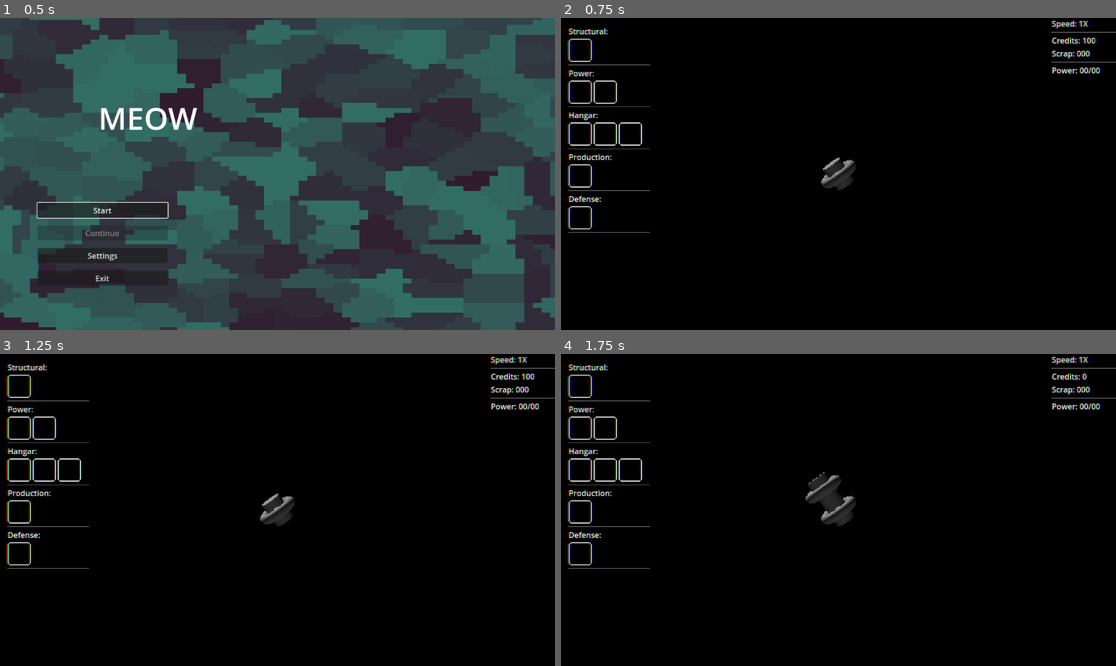
Above: before the commit, frames 1-4 (two rows, left to right).
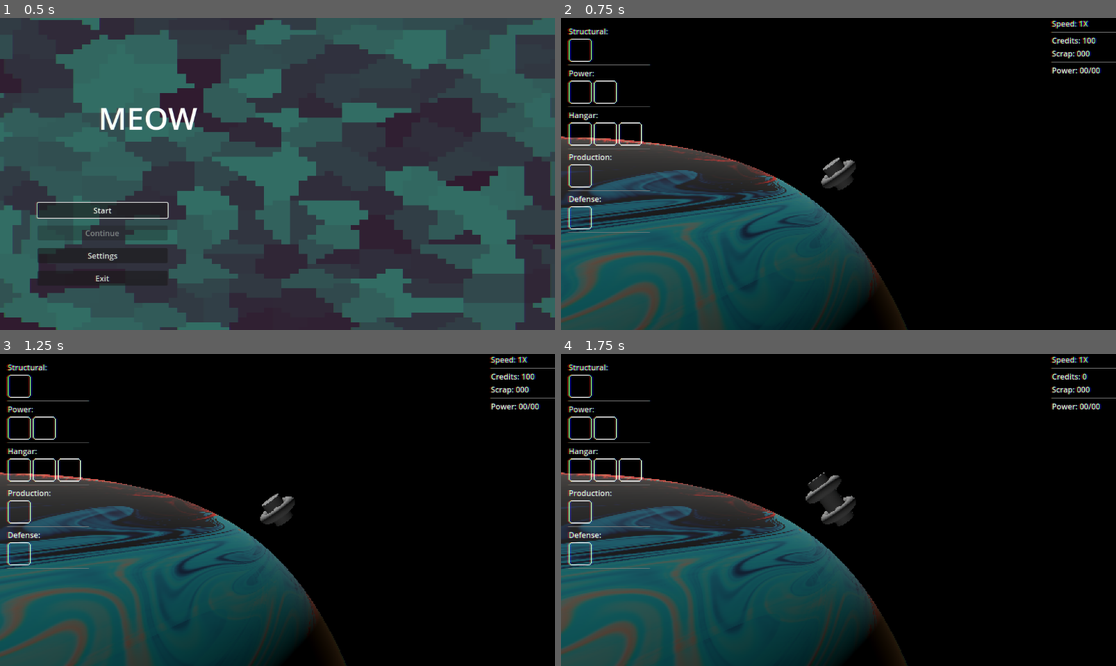
Above: after the commit, the same moments.

Repository: pjimenez1502/SpaceBoard
Game: Godot game, scene res://Components/Game/GAME.tscn
Two runs of this game, one before a commit and one after it. Both use one fixed random seed, a clock stepped at 60 frames per second and the inputs below.
Inputs (mouse positions are in pixels of both pictures, inside the frame that each line leads up to):
- Up to frame 1 (0.5 s): no input
- Up to frame 2 (0.75 s): click "Start" at 0.5 s
- Up to frame 3 (1.25 s): no input
- Up to frame 4 (1.75 s): click (577, 385) at 1.25 s

Frame 1 is identical in both runs. In frame 2, 28% of the frame differs, in the area x 0-63%, y 37-100%; in frame 3, 28%; in frame 4, 28%.

Commit message:
Background Planet Test

Diff:
--- a/Components/Station/station_scene.tscn
+++ b/Components/Station/station_scene.tscn
@@ -6,10 +6,8 @@
 [ext_resource type="Script" uid="uid://jjdn75ju5cku" path="res://Components/Station/camera_pivot.gd" id="3_53pab"]
 [ext_resource type="Script" uid="uid://c1fm12tdgiak3" path="res://Components/Station/debug_resources.gd" id="4_ymya1"]
 [ext_resource type="Texture2D" uid="uid://beo4ycfrjkme4" path="res://UI/ButtonBorder.png" id="5_bkg3q"]
+[ext_resource type="Shader" uid="uid://cnjoqwufxs428" path="res://Shader/Planet.gdshader" id="5_qpcng"]
 [ext_resource type="Script" uid="uid://c4pbv7w31eigc" path="res://Components/Station/buy_menu.gd" id="6_qpcng"]
-
-[sub_resource type="Environment" id="Environment_3jfne"]
-background_mode = 1
 
 [sub_resource type="PlaneMesh" id="PlaneMesh_11fnl"]
 flip_faces = true
@@ -26,9 +24,28 @@
 shader_parameter/normal_edge_bias = Vector3(1, 1, 1)
 shader_parameter/light_direction = Vector3(-0.96, -0.18, 0.2)
 
+[sub_resource type="ShaderMaterial" id="ShaderMaterial_qpcng"]
+render_priority = 0
+shader = ExtResource("5_qpcng")
+shader_parameter/radius = 1000.0
+shader_parameter/rimRetraction = 2.0
+shader_parameter/rimBrightness = 1.0
+shader_parameter/rimColor = Color(0.7, 0.5, 0.3, 1)
+shader_parameter/animationSpeed = 0.1
+shader_parameter/distortionStrength = 0.25
+
+[sub_resource type="BoxMesh" id="BoxMesh_qpcng"]
+material = SubResource("ShaderMaterial_qpcng")
+size = Vector3(3000, 3000, 3000)
+
 [sub_resource type="SphereMesh" id="SphereMesh_o1uw3"]
 radius = 5000.0
 height = 10000.0
+radial_segments = 32
+rings = 16
+
+[sub_resource type="Environment" id="Environment_3jfne"]
+background_mode = 1
 
 [node name="StationScene" type="Control"]
 texture_filter = 1
@@ -70,9 +87,6 @@
 transform = Transform3D(0.819152, -0.573576, 0, 0.554032, 0.79124, -0.258819, 0.148453, 0.212012, 0.965926, 0, 0, 0)
 script = ExtResource("2_o1uw3")
 
-[node name="WorldEnvironment" type="WorldEnvironment" parent="SubViewportContainer/SubViewport/Station Scene"]
-environment = SubResource("Environment_3jfne")
-
 [node name="CameraPivot" type="Node3D" parent="SubViewportContainer/SubViewport/Station Scene"]
 script = ExtResource("3_53pab")
 
@@ -86,11 +100,18 @@
 mesh = SubResource("PlaneMesh_11fnl")
 surface_material_override/0 = SubResource("ShaderMaterial_b54n2")
 
+[node name="PlanetShader" type="MeshInstance3D" parent="SubViewportContainer/SubViewport/Station Scene"]
+transform = Transform3D(1, 0, 0, 0, 1, 0, 0, 0, 1, -696.262, -895.603, -656.448)
+mesh = SubResource("BoxMesh_qpcng")
+
 [node name="Planet" type="MeshInstance3D" parent="SubViewportContainer/SubViewport/Station Scene"]
 transform = Transform3D(1, 0, 0, 0, 1, 0, 0, 0, 1, -3000, -5000, -2000)
 visible = false
 mesh = SubResource("SphereMesh_o1uw3")
 
+[node name="WorldEnvironment" type="WorldEnvironment" parent="SubViewportContainer/SubViewport/Station Scene"]
+environment = SubResource("Environment_3jfne")
+
 [node name="BuyMenu" type="Control" parent="."]
 custom_minimum_size = Vector2(200, 0)
 layout_mode = 1
--- /dev/null
+++ b/Shader/Planet.gdshader
@@ -0,0 +1,105 @@
+shader_type spatial;
+render_mode cull_front;
+
+bool solveQuadratic( float a, float b, float c, inout float x0, inout float x1 )
+{ //https://www.scratchapixel.com/lessons/3d-basic-rendering/minimal-ray-tracer-rendering-simple-shapes/ray-sphere-intersection.html
+    float discr = b * b - 4.0 * a * c;
+
+    if( discr < 0.0 ) return false;
+    else if( abs(discr) < 0.0001 ) x0 = x1 = -0.5 * b / a;
+    else
+	{
+		float q = (abs(b) > 0.0001) ? -0.5 * (b + sqrt(discr)) : -0.5 * (b - sqrt(discr));
+        x0 = q / a;
+        x1 = c / q;
+	}
+    if( x0 > x1 )
+	{
+		float _x1 = x1;
+		x1 = x0;
+		x0 = _x1;
+	}
+    return true;
+}
+
+float raySphereIntersect( vec3 origin, vec3 normal, vec3 center, float radius )
+{ //https://www.scratchapixel.com/lessons/3d-basic-rendering/minimal-ray-tracer-rendering-simple-shapes/ray-sphere-intersection.html
+    float t0, t1; // Solution for t if the ray intersects the sphere
+    vec3 L = origin - center;
+    float a = dot(normal,normal);
+    float b = 2.0 * dot(normal,L);
+    float c = dot(L,L) - radius * radius;
+    if( !solveQuadratic(a, b, c, t0, t1 ) ) return -1.0;
+    if( t0 < 0.0 )
+	{
+		if( t1 < 0.0 ) return -1.0;
+		t0 = t1;
+	}
+    return t0;
+}
+
+vec3 whorley( vec2 uv, float time, vec2 distortion )
+{ // https://www.shadertoy.com/view/XsVBWG
+    for(float i=1.0; i<10.0; i+=1.0)
+	{
+        uv.x+=distortion.x*sin(i*uv.y+time);
+        uv.y+=distortion.y*cos(i*uv.x+time*.2);
+    }
+	vec3 n = vec3( cos(uv.x+uv.y+2.),
+		sin(uv.x+uv.y+2.2),
+		(sin(uv.x+uv.y+1.)+cos(uv.x+uv.y+1.5)) );
+	return n;
+}
+
+vec2 uvOnSphere( vec3 dir )
+{
+	float uvX = (atan( dir.y, length( vec2(dir.x,dir.z) ) )/PI)+0.5;
+	float uvY = ((atan(dir.x,dir.z)+PI)/TAU);
+	return vec2 ( uvX, uvY );
+}
+
+vec3 whorleyOnSphere( vec3 dir, float time, vec2 scale, vec2 distortion )
+{
+	float delta = (dot( -normalize(dir*vec3(1,0,1)), vec3(0,0,1) )+1.0)/2.0;
+	vec3 wosA = whorley(uvOnSphere(dir)*scale, time, distortion );
+	vec3 wosB = whorley(uvOnSphere(-dir)*scale, time, distortion );
+	vec3 mixed = wosA+((wosB-wosA)*delta);
+	return normalize(mixed);
+}
+
+vec3 transform( mat4 mtx, vec3 vec ){	return (mtx*vec4(vec,1.0)).rgb - mtx[3].rgb;}
+
+float fresnel( float val, vec3 normal, vec3 view, float str ){ return clamp( mix( val, 0.0, dot(normal,view)*str ), 0.0, 1.0 );}
+
+uniform float radius = 256.0;
+uniform float rimRetraction = 4.0;
+uniform float rimBrightness = 1.0;
+uniform vec3 rimColor : source_color = vec3(0.7,0.5,0.3);
+uniform float animationSpeed = 0.25;
+uniform float distortionStrength = 0.3;
+
+void fragment()
+{
+	ALPHA_SCISSOR_THRESHOLD = 0.5;
+	// First get the ray direction in world space
+	vec3 rayDir = normalize(transform(INV_VIEW_MATRIX,-VIEW));
+	// t is the distance along that ray at which intersection occurs (or -1 if there was none)
+	float t = raySphereIntersect( CAMERA_POSITION_WORLD-NODE_POSITION_WORLD, rayDir, vec3(0), radius );
+
+	if( t > 0.0 )
+	{ // t is greater than 0, therefore an intersection has occured along the ray
+		vec3 worldPos = CAMERA_POSITION_WORLD+(rayDir*t);
+		vec3 dir = normalize(worldPos-NODE_POSITION_WORLD);
+		// Depth is calculated using the world position of the intersection
+		vec4 clipPos = PROJECTION_MATRIX * VIEW_MATRIX * vec4(worldPos, 1);
+		DEPTH = clipPos.z/clipPos.w;
+		// The direction from the center is transformed back into view space to serve the normal
+		NORMAL = transform( VIEW_MATRIX, dir );
+		// Dir is then moved into local space to respect rotation of the node for texturing
+		dir = transform( inverse(MODEL_MATRIX), dir );
+		ALBEDO = whorleyOnSphere( dir, TIME*animationSpeed, vec2(20,5), vec2(distortionStrength) );
+		EMISSION = fresnel(0.25,NORMAL,VIEW,rimRetraction)*rimColor*rimBrightness;
+		ALPHA = 1.0;
+	}
+	else ALPHA = 0.0;
+}
Not shown: 1 places in Components/Station/station_scene.tscn that only renumber resources
Not shown, added: Shader/Planet.gdshader.uid
Not shown, changed: kanban_tasks_data.kanban
